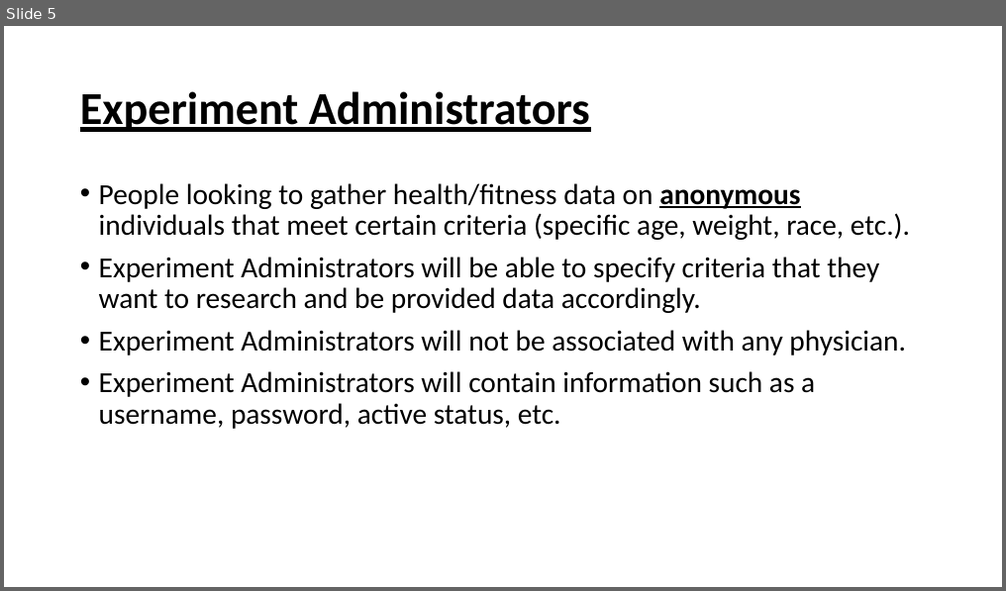
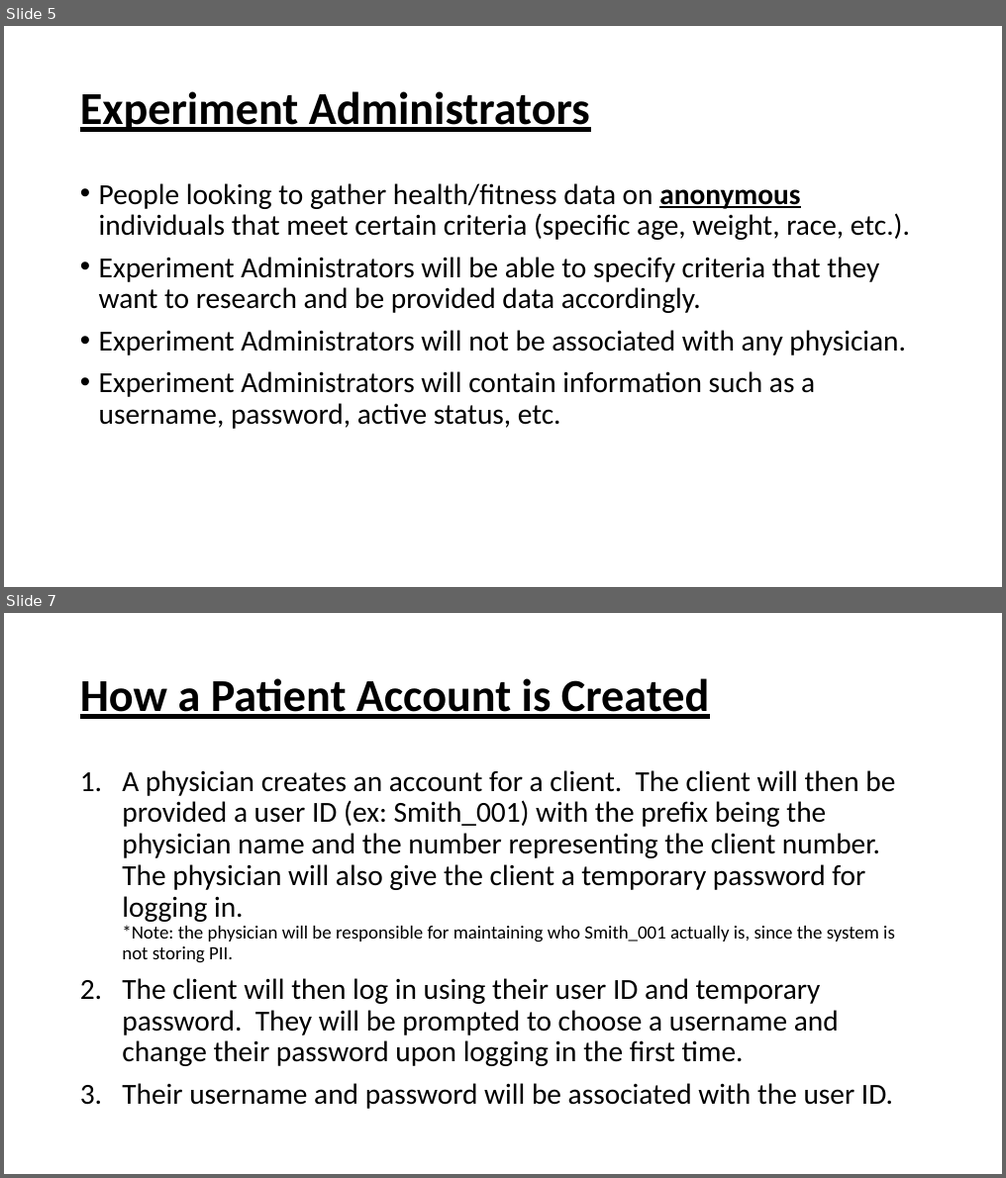
Before and after one commit to trwq63/med656, a slide deck: Misc/Presentation_-_User_Roles.pptx. Shown one above the other, each under a label of ours: slide 5 before the commit, slides 5 and 7 after it; the slides between them are not shown. The pictures are 1006x591 and 1006x1178 pixels, drawn with LibreOffice and Linux fonts; fonts in the diff are those of the drawing. Boxes give left, top, right and bottom in pixels: in the first picture for what was removed or moved away, otherwise in the second. Text is boxed around its words. In the diff, an @@ line names an element or a change of style, - is before the commit and + after.

```diff
--- a/Misc/Presentation_-_User_Roles.pptx
+++ b/Misc/Presentation_-_User_Roles.pptx
@@ slide 7 added at [4,613,1002,1174], background #FFFFFF @@
@@ title added at [80,678,709,719], 44 pt, text #000000, bold, underline @@
+How a Patient Account is Created
@@ text added at [122,770,895,1109], 28 pt, text #000000 @@
+1. A physician creates an account for a client. The client will then be provided a user ID (ex: Smith_001) with the prefix being the physician name and the number representing the client number. The physician will also give the client a temporary password for logging in.
+   *Note: the physician will be responsible for maintaining who Smith_001 actually is, since the system is not storing PII.
+2. The client will then log in using their user ID and temporary password. They will be prompted to choose a username and change their password upon logging in the first time.
+3. Their username and password will be associated with the user ID.
```
Also in this commit, not shown: 2 slides changed, 3 other slides added.
